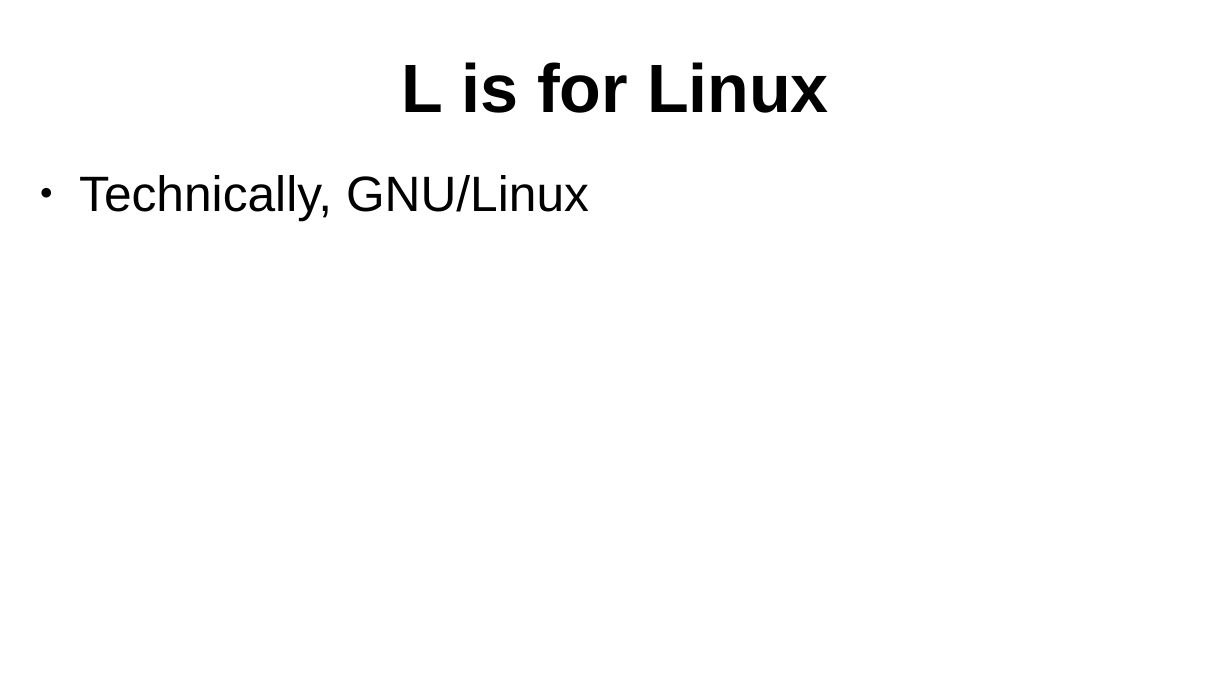
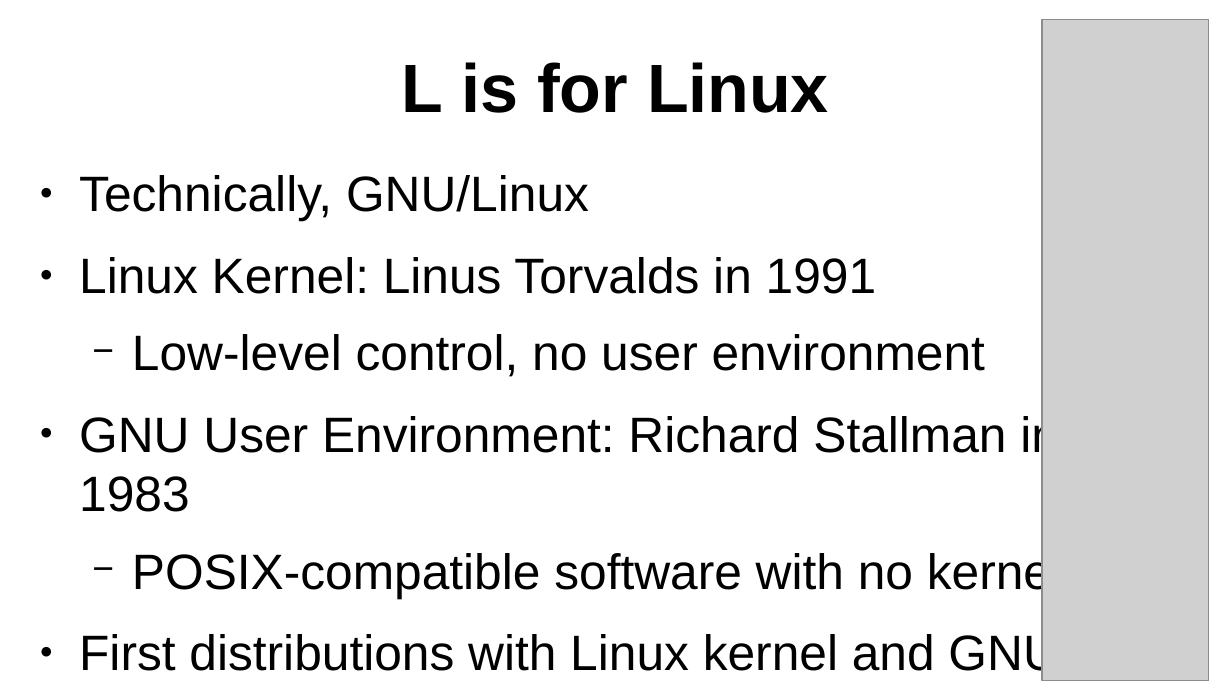
Before and after one commit to SlithyMatt/movopoly, a slide deck: slide 2 of slides/slithyvlogs26.odp. Drawn at 1232x693 pixels with LibreOffice and Linux fonts; fonts in the diff are those of the drawing; grey boxes stand for pictures. Boxes give left, top, right and bottom in pixels: in the first picture for what was removed or moved away, otherwise in the second. Text is boxed around its words. In the diff, an @@ line names an element or a change of style, - is before the commit and + after.

Commit message:
finished slides

```diff
--- a/slides/slithyvlogs26.odp
+++ b/slides/slithyvlogs26.odp
@@ picture added at (x1=1042, y1=20, x2=1209, y2=682) @@
@@ text at (x1=79, y1=257, x2=1062, y2=680): paragraphs added @@
+● Linux Kernel: Linus Torvalds in 1991
+  − Low-level control, no user environment
+● GNU User Environment: Richard Stallman in 1983
+  − POSIX-compatible software with no kernel
+● First distributions with Linux kernel and GNU utilities released late 1991.
```
Also in this commit, not shown: 4 slides added, 1 other file.
